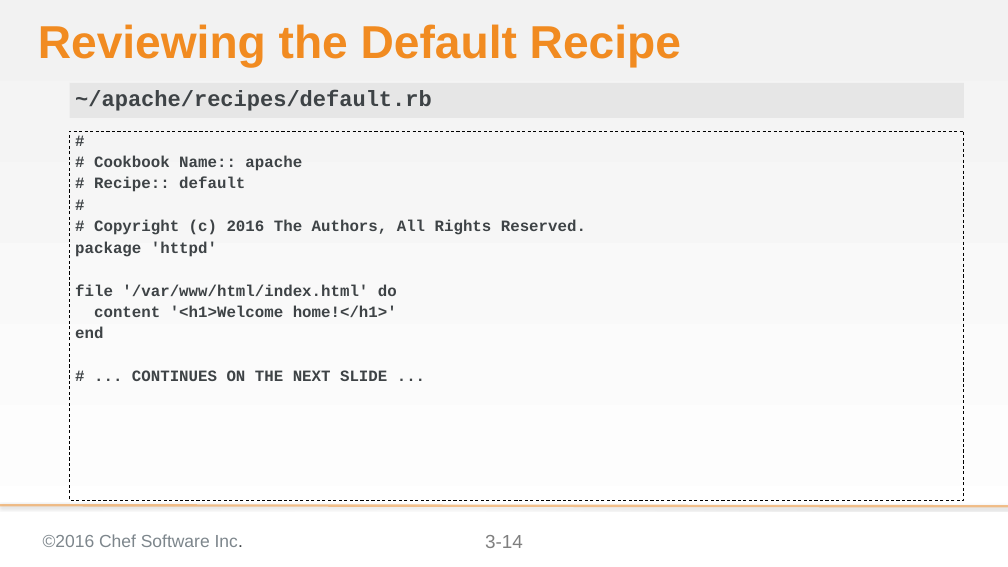
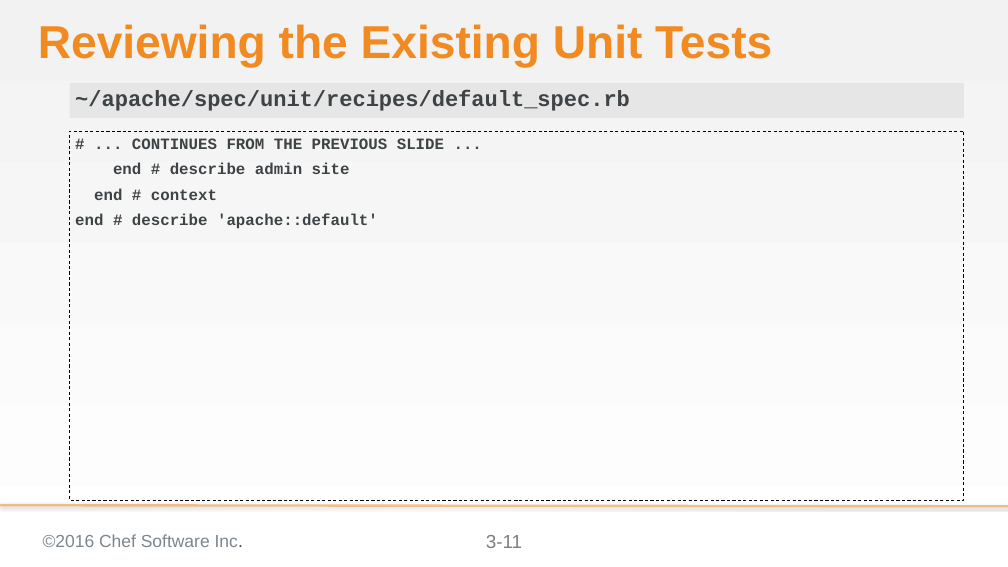
Before and after one commit to chef-training/extending_cookbooks, a slide deck: slide 11 of 03-creating_a_custom_resource-linux.pptx (slide 14 before the commit). Drawn at 1008x567 pixels with LibreOffice and Linux fonts; fonts in the diff are those of the drawing; background and template pictures are left out. Boxes give left, top, right and bottom in pixels: in the first picture for what was removed or moved away, otherwise in the second. Text is boxed around its words. In the diff, an @@ line names an element or a change of style, - is before the commit and + after.

Commit message:
Updates Module 03 that move it to the next module
* Moved some of the refactoring out the module into the next module
* Fixed a few typos
* Updated the code examples

```diff
--- a/03-creating_a_custom_resource-linux.pptx
+++ b/03-creating_a_custom_resource-linux.pptx
@@ title at [38,24,772,67]: text changed @@
-Reviewing the Default Recipe
+Reviewing the Existing Unit Tests
@@ text at [75,90,630,111]: text changed @@
-~/apache/recipes/default.rb
+~/apache/spec/unit/recipes/default_spec.rb
@@ text at [75,138,444,229]: text changed @@
-#
-# Cookbook Name:: apache
-# Recipe:: default
-#
-# Copyright (c) 2016 The Authors, All Rights Reserved.
-package 'httpd'
-file '/var/www/html/index.html' do
-content '<h1>Welcome home!</h1>'
-end
-# ... CONTINUES ON THE NEXT SLIDE ...
+# ... CONTINUES FROM THE PREVIOUS SLIDE ...
+end # describe admin site
+end # context
+end # describe 'apache::default'
@@ page number at [486,535,522,548]: text changed @@
-3-14
+3-11
```
Also in this commit, not shown: 14 other slides changed, 1 slide added, 3 slides removed.
